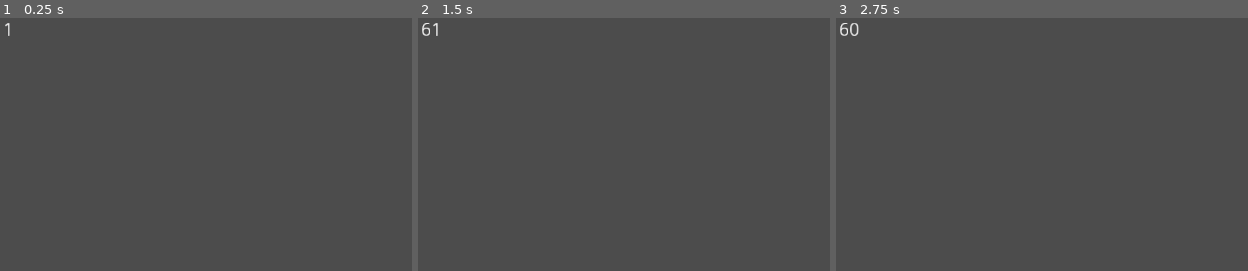
Above: before the commit, frames 1-3 (left to right).
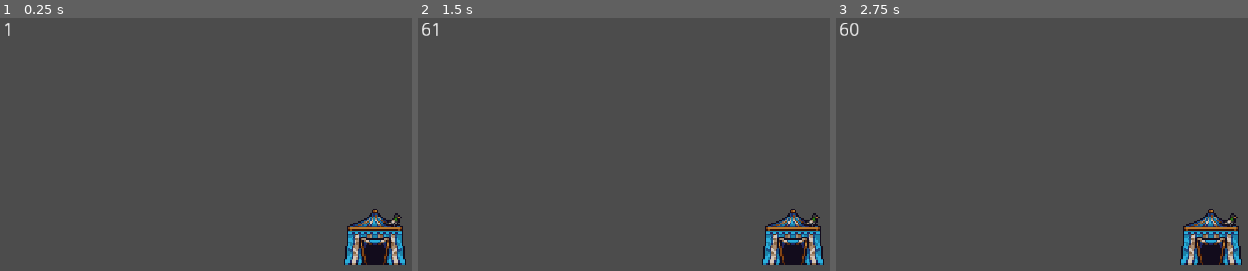
Above: after the commit, the same moments.

Repository: laws65/kag-rewritten
Game: Godot game, scene res://base/entities/content/tiles/red_spawn (main).tscn
Same seed, same stepped clock (60 frames per second), same inputs: the game is played once before the commit and once after it. This scene is started directly instead of the project's main scene.
Inputs (mouse positions are in pixels of both pictures, inside the frame that each line leads up to):
- Up to frame 1 (0.25 s): no input
- Up to frame 2 (1.5 s): tap Enter at 0.5 s; move the mouse to (outside the picture) at 0.52 s; hold S (crouch) 0.53-1.28 s; hold D (move_right) from 0.53 s (still down); click (outside the picture) at 0.67 s; tap W (jump) at 0.77 s; move the mouse to (outside the picture) at 1.27 s; tap S (crouch) at 1.35 s
- Up to frame 3 (2.75 s): tap W (jump) at 1.52 s; tap Space at 2 s; move the mouse to (outside the picture) at 2.02 s; release D (move_right) at 2.03 s; hold A (move_left) from 2.03 s (still down); hold S (crouch) from 2.03 s (still down)

The runs differ from the first frame. In frame 1, 2.6% of the frame differs, in the area x 83-99%, y 75-98%; in frame 2, 2.6%; in frame 3, 2.6%.

Commit message:
Add tent sprite

Diff:
--- a/base/entities/content/tiles/red_spawn (main).tscn
+++ b/base/entities/content/tiles/red_spawn (main).tscn
@@ -1,7 +1,8 @@
-[gd_scene load_steps=4 format=2]
+[gd_scene load_steps=5 format=2]
 
 [ext_resource path="res://base/entities/content/tile.tscn" type="PackedScene" id=1]
 [ext_resource path="res://base/entities/scripts/tiles/spawn (main).gd" type="Script" id=2]
+[ext_resource path="res://base/sprites/general/tent.png" type="Texture" id=3]
 
 [sub_resource type="RectangleShape2D" id=1]
 resource_local_to_scene = true
@@ -13,6 +14,10 @@
 representative_color = Color( 1, 0, 0, 1 )
 spawn_title = "Red Spawn"
 
+[node name="Sprite" parent="." index="0"]
+position = Vector2( 0, -8 )
+texture = ExtResource( 3 )
+
 [node name="Collider" parent="." index="1"]
 shape = SubResource( 1 )
 disabled = true
Binary file added: base/sprites/general/tent.png
Not shown, added: base/sprites/general/tent.png.import
